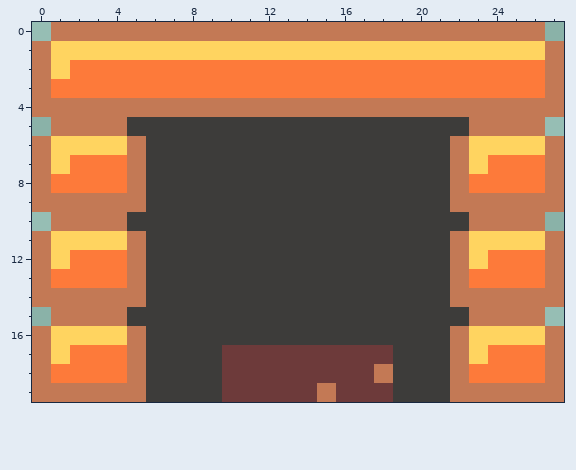
Pixel-art sprite -- Assets/firePlace.png. Above is the file before it was changed.
The file is 28x20 pixels.
After:
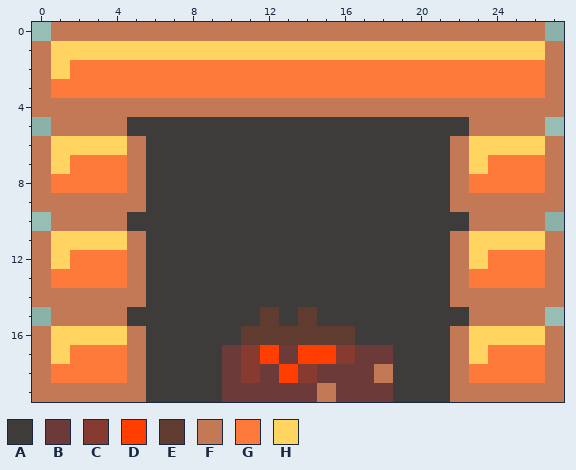
Palette (. is transparent): A #3d3c3a  B #6d3a3a  C #873a2f  D #ff3e00  E #5f3c2f  F #c37955  G #fd7a3a  H #ffd460
Diff:
The author changed colour B to colour C in row 17 at x 11 and 16; in row 18 at x 11 and 14.
The author changed colour B to colour D in row 17 at x 12 and 14 to 15; in row 18 at x 13.
The author changed colour A to colour E in row 15 at x 12 and 14; in row 16 at x 11 to 16.
